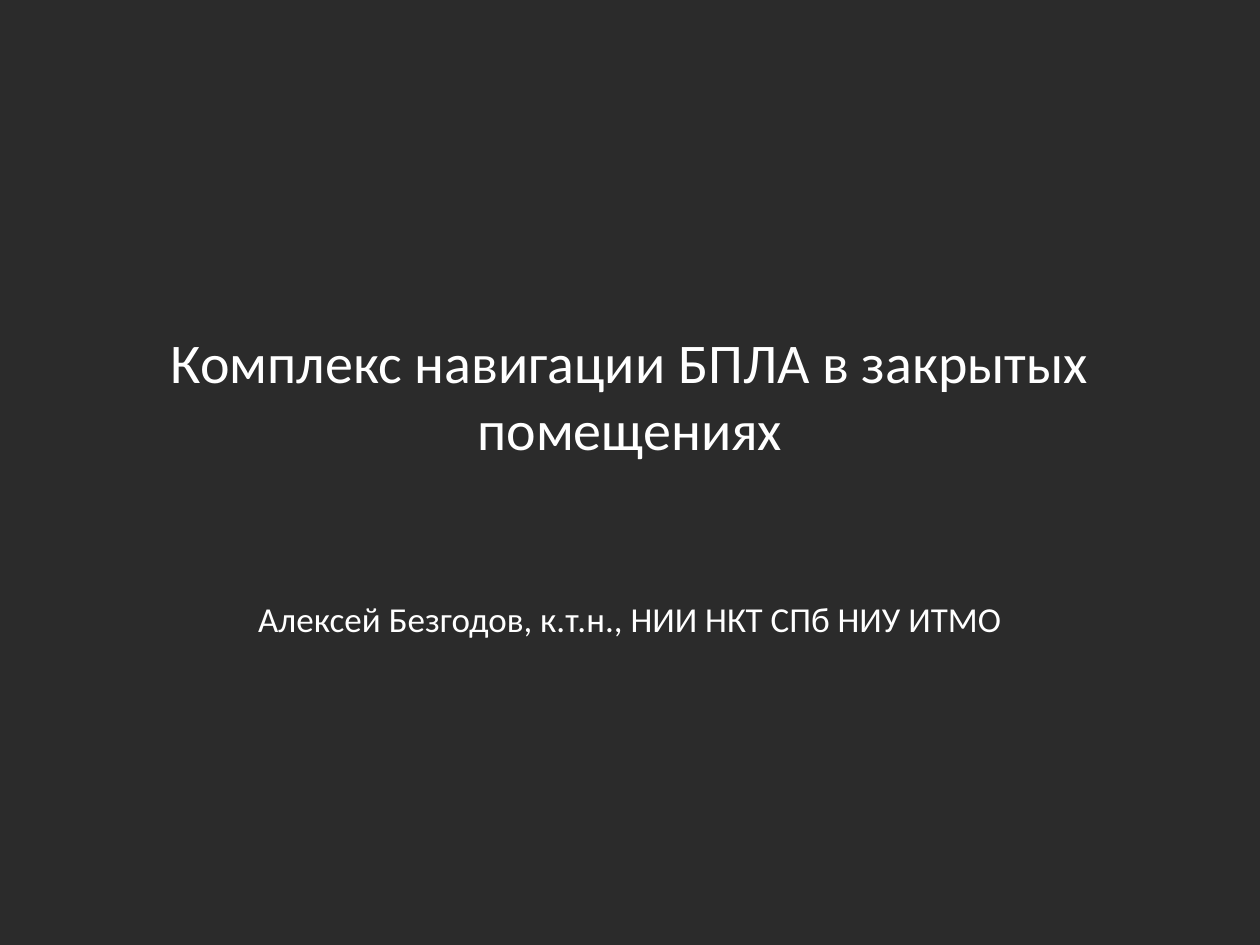
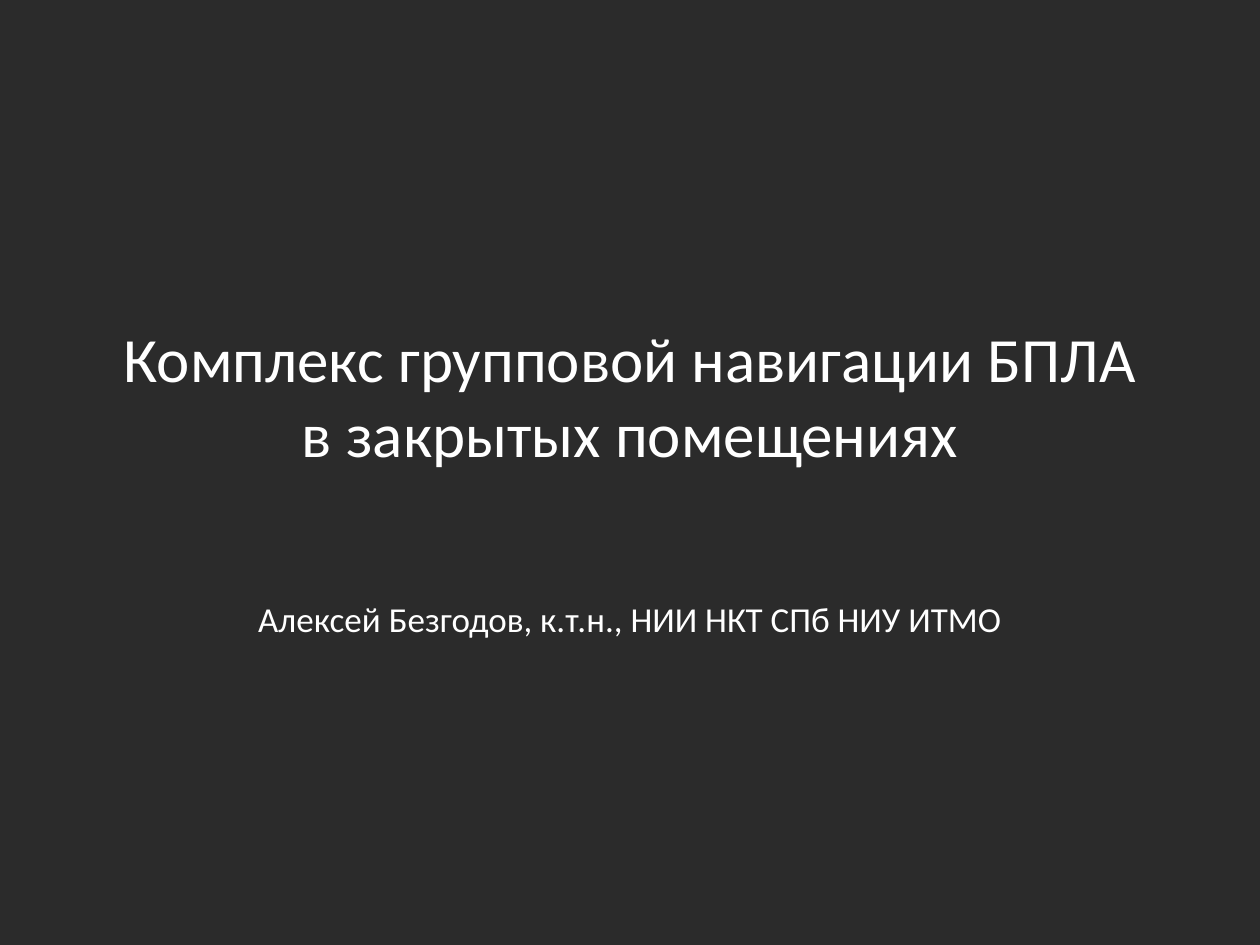
Before and after one commit to Jacobi20/quadro-xds, a slide deck: slide 1 of Docs/Medias2012_dhg.pptx. Drawn at 1260x945 pixels with LibreOffice and Linux fonts; fonts in the diff are those of the drawing; background and template pictures are left out; a plain dark background stands for a picture behind light text. Boxes give left, top, right and bottom in pixels: in the first picture for what was removed or moved away, otherwise in the second. Text is boxed around its words. In the diff, an @@ line names an element or a change of style, - is before the commit and + after.

```diff
--- a/Docs/Medias2012_dhg.pptx
+++ b/Docs/Medias2012_dhg.pptx
@@ title at box(124, 339, 1136, 468): text changed; size 32 to 36 pt @@
-Комплекс навигации БПЛА в закрытых помещениях
+Комплекс групповой навигации БПЛА в закрытых помещениях
```
Also in this commit, not shown: 7 other slides changed, 2 slides added, 4 slides removed.
